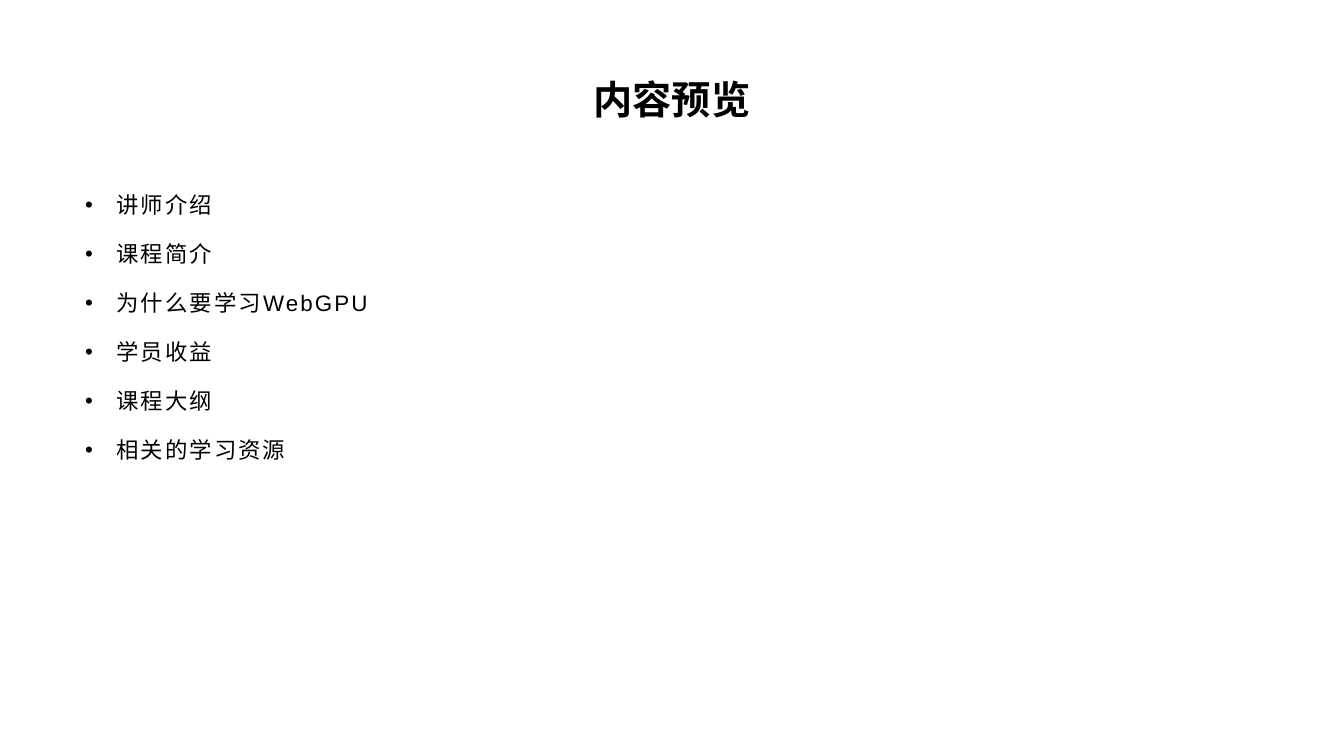
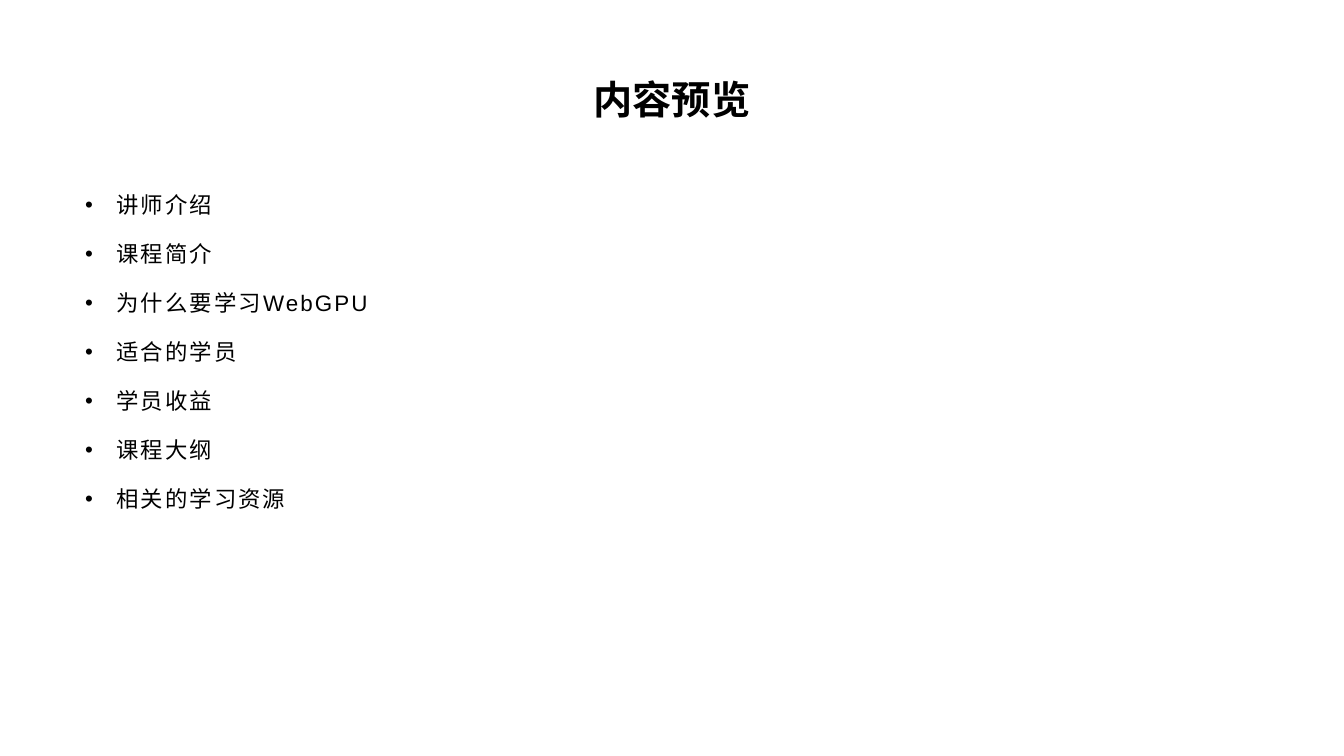
Before and after one commit to yyc-git/WebGPUEdu, a slide deck: slide 3 of packages/introduce/课程介绍.pptx. Drawn at 1344x756 pixels with LibreOffice and Linux fonts; fonts in the diff are those of the drawing; background and template pictures are left out. Boxes give left, top, right and bottom in pixels: in the first picture for what was removed or moved away, otherwise in the second. Text is boxed around its words. In the diff, an @@ line names an element or a change of style, - is before the commit and + after.

Commit message:
feat: update

```diff
--- a/packages/introduce/课程介绍.pptx
+++ b/packages/introduce/课程介绍.pptx
@@ text at [117, 341, 237, 362]: paragraph added @@
+• 适合的学员
```
Also in this commit, not shown: 1 slide added.
